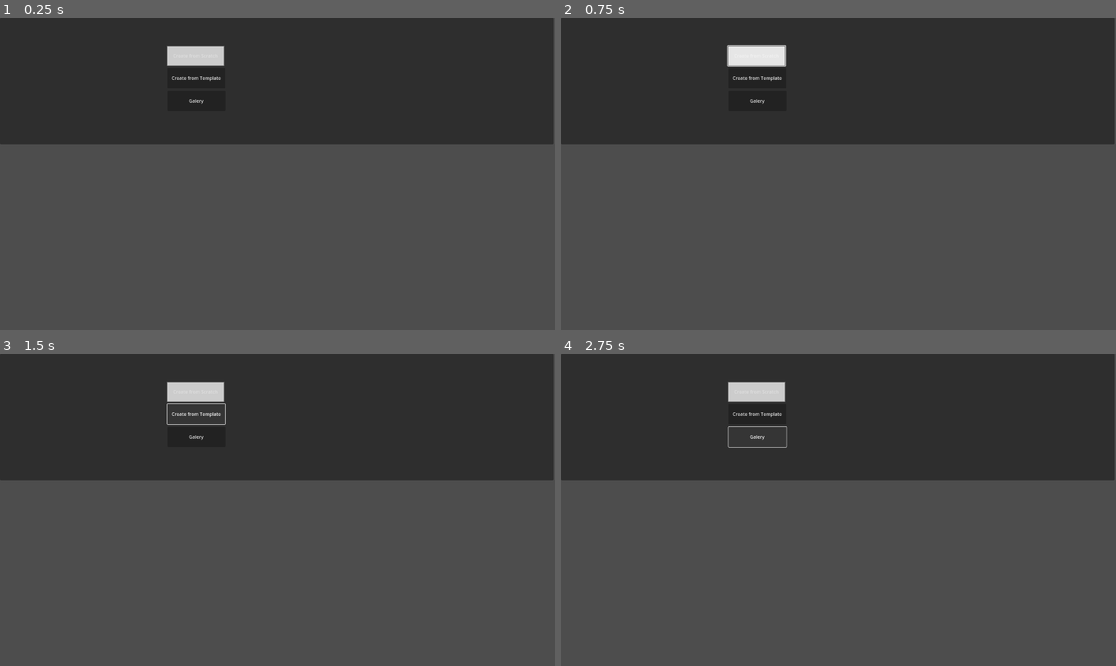
Above: before the commit, frames 1-4 (two rows, left to right).
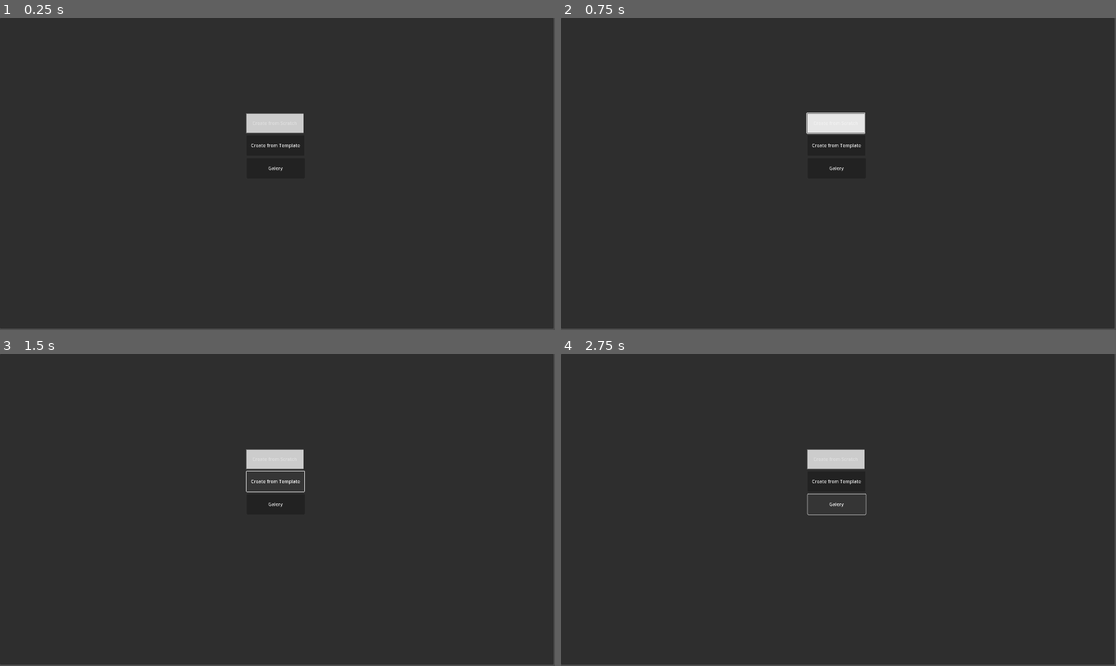
Above: after the commit, the same moments.

Repository: fflores-origin/modeler-3d-godot
Game: Godot game, scene res://scenes/startMenu.tscn
Two runs of this game, one before a commit and one after it. Both use one fixed random seed, a clock stepped at 60 frames per second and the inputs below. This scene is started directly instead of the project's main scene.
Inputs:
- Up to frame 1 (0.25 s): no input
- Up to frame 2 (0.75 s): click "Create from Scratch" at 0.5 s
- Up to frame 3 (1.5 s): click "Create from Template" at 1.25 s
- Up to frame 4 (2.75 s): click "Galery" at 2 s

The runs differ from the first frame. In frame 1, 60% of the frame differs, in the area x 0-100%, y 8-100%; in frame 2, 60%; in frame 3, 60%; in frame 4, 60%.

Commit message:
Modificacion Nombres

Diff:
--- a/project.godot
+++ b/project.godot
@@ -12,7 +12,7 @@
 
 config/name="Sap-app-godot"
 config/tags=PackedStringArray("app", "web")
-run/main_scene="res://scenes/world.tscn"
+run/main_scene="res://scenes/mainViewPort.tscn"
 config/features=PackedStringArray("4.2", "Mobile")
 boot_splash/bg_color=Color(0.521124, 0.678243, 0.748302, 1)
 config/icon="res://icon.svg"
--- a/scenes/world.tscn
+++ b/scenes/mainViewPort.tscn
@@ -28,7 +28,7 @@
 [sub_resource type="BoxMesh" id="BoxMesh_pr5u3"]
 material = SubResource("StandardMaterial3D_7vgxc")
 
-[node name="World" type="Node"]
+[node name="MainViewPort" type="Node"]
 script = ExtResource("1_f7rqr")
 
 [node name="WorldEnvironment" type="WorldEnvironment" parent="."]
--- a/scenes/startMenu.tscn
+++ b/scenes/startMenu.tscn
@@ -14,29 +14,29 @@
 [node name="pnlMain" type="Panel" parent="."]
 layout_mode = 0
 offset_right = 1915.0
-offset_bottom = 437.0
+offset_bottom = 1075.0
 
 [node name="btnStartNew" type="Button" parent="pnlMain"]
 layout_mode = 0
-offset_left = 577.0
-offset_top = 96.0
-offset_right = 777.0
-offset_bottom = 166.0
+offset_left = 851.0
+offset_top = 329.0
+offset_right = 1051.0
+offset_bottom = 399.0
 text = "Create from Scratch"
 
 [node name="btnStartTemplate" type="Button" parent="pnlMain"]
 layout_mode = 0
-offset_left = 579.0
-offset_top = 173.0
-offset_right = 779.0
-offset_bottom = 243.0
+offset_left = 853.0
+offset_top = 406.0
+offset_right = 1053.0
+offset_bottom = 476.0
 text = "Create from Template"
 
 [node name="btnGalery" type="Button" parent="pnlMain"]
 layout_mode = 0
-offset_left = 580.0
-offset_top = 252.0
-offset_right = 780.0
-offset_bottom = 322.0
+offset_left = 854.0
+offset_top = 485.0
+offset_right = 1054.0
+offset_bottom = 555.0
 text = "Galery
 "
